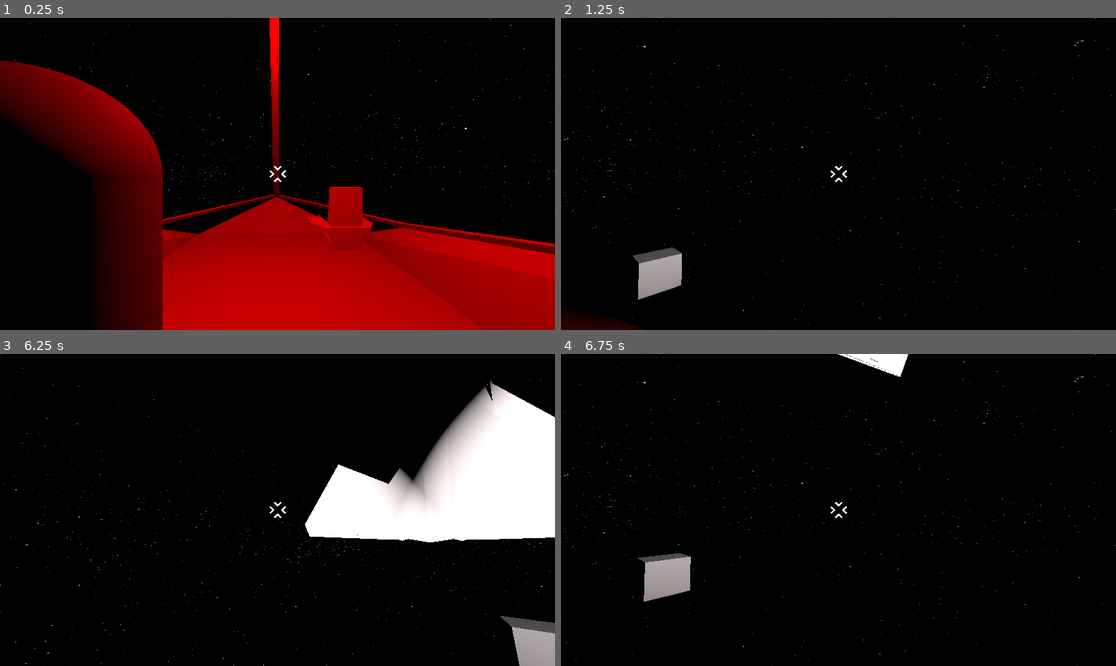
Above: before the commit, frames 1-4 (two rows, left to right).
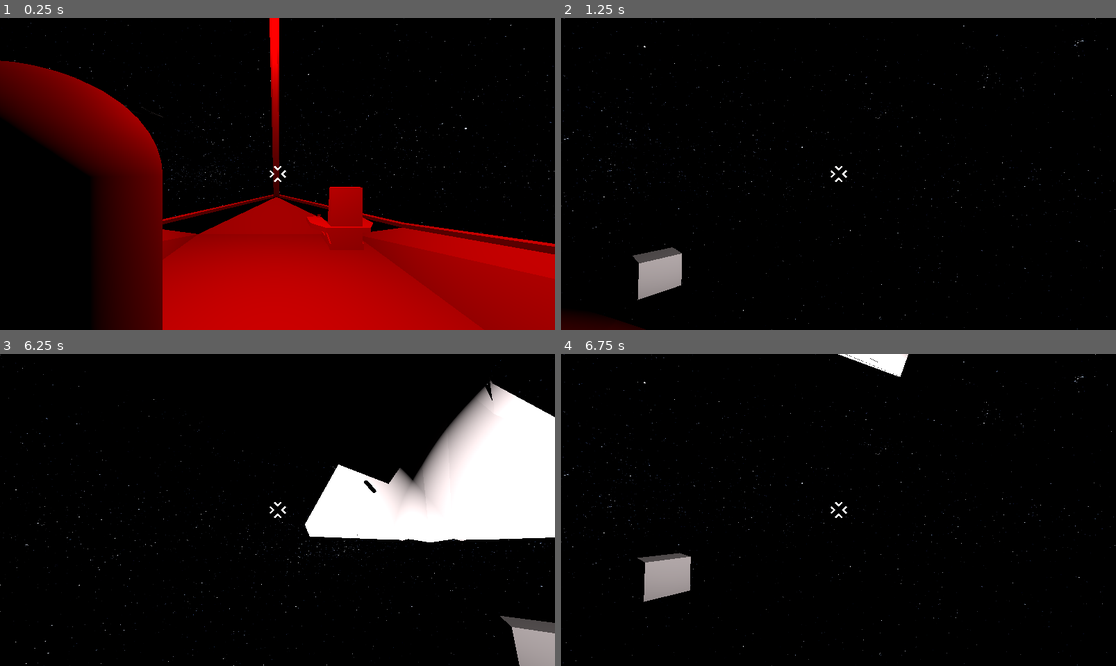
Above: after the commit, the same moments.

Repository: Greenwolf8/UntitledSpaceGame
Game: Godot game, scene res://Map.tscn
Two runs of this game, one before a commit and one after it. Both use one fixed random seed, a clock stepped at 60 frames per second and the inputs below.
Inputs (mouse positions are in pixels of both pictures, inside the frame that each line leads up to):
- Up to frame 1 (0.25 s): no input
- Up to frame 2 (1.25 s): tap Enter at 0.5 s; move the mouse to (866, 174) at 0.52 s; hold W (move_forward) from 0.53 s (still down); hold F (fire, bound only after the commit) from 0.53 s (still down); tap Space (jump) at 0.77 s
- Up to frame 3 (6.25 s): move the mouse to (249, 510) at 1.27 s; release F (fire, bound only after the commit) at 1.28 s; tap C (camera_lock) at 1.35, 5.85 s; tap Space (jump) at 1.52, 3.02, 3.5, 3.77, 4.52, 6.02 s; tap F (fire, bound only after the commit) every 1.5 s from 1.55 to 6.05 s; move the mouse to (288, 503) at 2.02 s; hold F (fire, bound only after the commit) 2.03-2.78 s; tap E (interact) at 2.1 s; move the mouse to (271, 516) at 2.77 s; tap Shift (sprint) at 2.85 s; move the mouse to (316, 513) at 3.52 s; hold F (fire, bound only after the commit) 3.53-4.28 s; move the mouse to (233, 506) at 4.27 s; tap Alt at 4.35 s; move the mouse to (283, 510) at 5.02 s; hold F (fire, bound only after the commit) 5.03-5.78 s; move the mouse to (255, 503) at 5.77 s; release W (move_forward) at 5.78 s; hold D (move_right) from 5.78 s (still down)
- Up to frame 4 (6.75 s): move the mouse to (866, 510) at 6.52 s; release D (move_right) at 6.53 s; hold W (move_forward) from 6.53 s (still down); hold F (fire, bound only after the commit) from 6.53 s (still down); tap E (interact) at 6.6 s

Frames 1-2 are identical in both runs. In frame 3, less than 0.1% of the frame differs, in the area x 65-68%, y 40-45%; in frame 4, nothing differs.

Commit message:
feat: Add cannon
Can now fire projectiles out of the tip of the aircraft with left click or F.

Diff:
--- /dev/null
+++ b/Bullet.tscn
@@ -0,0 +1,37 @@
+[gd_scene load_steps=5 format=3 uid="uid://dkgqrgnm6bsvi"]
+
+[ext_resource type="Script" uid="uid://csnr2dguf2hsm" path="res://bullet.gd" id="1_ayd6b"]
+
+[sub_resource type="CapsuleMesh" id="CapsuleMesh_x3e43"]
+
+[sub_resource type="StandardMaterial3D" id="StandardMaterial3D_u8st5"]
+emission_enabled = true
+emission = Color(1, 0.79607844, 0.047058824, 1)
+emission_energy_multiplier = 20.0
+
+[sub_resource type="CapsuleShape3D" id="CapsuleShape3D_ayd6b"]
+
+[node name="Bullet" type="Node3D"]
+
+[node name="Bullet" type="CharacterBody3D" parent="."]
+script = ExtResource("1_ayd6b")
+
+[node name="MeshInstance3D" type="MeshInstance3D" parent="Bullet"]
+transform = Transform3D(1, 0, 0, 0, 7.5, 0, 0, 0, 1, 0, 0, 0)
+mesh = SubResource("CapsuleMesh_x3e43")
+surface_material_override/0 = SubResource("StandardMaterial3D_u8st5")
+
+[node name="CollisionShape3D" type="CollisionShape3D" parent="Bullet"]
+transform = Transform3D(0.01, 0, 0, 0, 0.01, 0, 0, 0, 0.01, 0, 0, 0)
+shape = SubResource("CapsuleShape3D_ayd6b")
+
+[node name="OmniLight3D" type="OmniLight3D" parent="Bullet"]
+light_color = Color(1, 0.6901961, 0.047058824, 1)
+light_energy = 100.0
+light_indirect_energy = 16.0
+light_volumetric_fog_energy = 0.0
+omni_range = 100.0
+
+[node name="Camera3D" type="Camera3D" parent="."]
+transform = Transform3D(1, 0, 0, 0, 1, 0, 0, 0, 1, 0, 0, 24.46146)
+visible = false
--- /dev/null
+++ b/Cannon.tscn
@@ -0,0 +1,16 @@
+[gd_scene load_steps=2 format=3 uid="uid://dv22jiaawgv6j"]
+
+[sub_resource type="CylinderMesh" id="CylinderMesh_usuge"]
+
+[node name="Cannon" type="Node3D"]
+
+[node name="Cannon" type="MeshInstance3D" parent="."]
+transform = Transform3D(-8.742278e-09, -1, 0, 0.2, -4.371139e-08, 0, 0, 0, 0.2, 0, 0, 0)
+mesh = SubResource("CylinderMesh_usuge")
+
+[node name="MuzzleExit" type="Marker3D" parent="Cannon"]
+transform = Transform3D(0.9999998, 0, 0, 0, 1, 0, 0, -2.842171e-14, 0.9999998, 0, 1.0002136, -2.1860362e-07)
+
+[node name="Fire_timer" type="Timer" parent="Cannon"]
+wait_time = 0.25
+one_shot = true
--- a/Ship.gd
+++ b/Ship.gd
@@ -2,12 +2,19 @@
 
 @export var engine_power = 100.0
 @export var turn_torque = 30.0
+@export var bullet_scene : PackedScene = preload("res://Bullet.tscn")
+@onready var fire_point = %Hardpoint_1/Cannon/Cannon/MuzzleExit
+@onready var fire_timer = %Hardpoint_1/Cannon/Cannon/Fire_timer
 @onready var camera_3d: Camera3D = %Camera3D
 @onready var front_cast: RayCast3D = %FrontCast
 @onready var speed_label: Label = %Speed
 var Cameralocked = true
 var withPlayer = false
 
+func _ready() -> void:
+	print(fire_point)
+	print(fire_timer)
+	print(bullet_scene)
 
 func _unhandled_input(event: InputEvent) -> void:
 	if not Cameralocked and event is InputEventMouseMotion:
@@ -36,6 +43,9 @@
 
 	speed_label.text = "Speed: " + str(current_speed)
 
+	if Input.is_action_pressed("fire") and withPlayer:
+		shoot()
+
 func interact_pressed():
 	var canEnter = not withPlayer
 	var hit_object = front_cast.get_collider()
@@ -57,6 +67,14 @@
 		%Camera3D.rotation_degrees.x = 0
 		%Camera3D.rotation_degrees.y = 90
 
+func shoot():
+	if fire_timer.is_stopped():
+		fire_timer.start()
+		var bullet = bullet_scene.instantiate()
+		get_tree().root.add_child(bullet)
+		bullet.global_transform = fire_point.global_transform
+
+
 func _enter_ship():
 	withPlayer = true
 	%OmniLight3D.light_color = Color(1.0, 0.945, 0.949, 1.0)
--- a/Ship.tscn
+++ b/Ship.tscn
@@ -6,6 +6,7 @@
 [ext_resource type="Script" uid="uid://btypiqakceoob" path="res://player2r.gd" id="4_7se24"]
 [ext_resource type="Texture2D" uid="uid://c5qd8jx3qark7" path="res://player/reticle.png" id="4_s441t"]
 [ext_resource type="Script" uid="uid://b6twbgdec6wj5" path="res://BonusPlayer.gd" id="6_7se24"]
+[ext_resource type="PackedScene" uid="uid://dv22jiaawgv6j" path="res://Cannon.tscn" id="7_qyh8x"]
 
 [sub_resource type="BoxShape3D" id="BoxShape3D_xljvd"]
 
@@ -205,3 +206,9 @@
 offset_right = 68.0
 offset_bottom = 48.0
 theme_override_font_sizes/font_size = 25
+
+[node name="Hardpoint_1" type="Marker3D" parent="Ship"]
+unique_name_in_owner = true
+transform = Transform3D(1, 0, 0, 0, 1, 0, 0, 0, 1, 0.48, 1.8, 1)
+
+[node name="Cannon" parent="Ship/Hardpoint_1" instance=ExtResource("7_qyh8x")]
--- /dev/null
+++ b/bullet.gd
@@ -0,0 +1,7 @@
+extends CharacterBody3D
+
+@export var speed := 50
+
+func _physics_process(delta:):
+	var forward_direction = global_transform.basis.y * speed
+	global_position += forward_direction * speed * delta
--- a/project.godot
+++ b/project.godot
@@ -90,6 +90,12 @@
 "events": [Object(InputEventKey,"resource_local_to_scene":false,"resource_name":"","device":-1,"window_id":0,"alt_press …(195 unchanged characters)…
 ]
 }
+fire={
+"deadzone": 0.2,
+"events": [Object(InputEventKey,"resource_local_to_scene":false,"resource_name":"","device":-1,"window_id":0,"alt_pressed":false,"shift_pressed":false,"ctrl_pressed":false,"meta_pressed":false,"pressed":false,"keycode":0,"physical_keycode":70,"key_label":0,"unicode":102,"location":0,"echo":false,"script":null)
+, Object(InputEventMouseButton,"resource_local_to_scene":false,"resource_name":"","device":-1,"window_id":0,"alt_pressed":false,"shift_pressed":false,"ctrl_pressed":false,"meta_pressed":false,"button_mask":0,"position":Vector2(0, 0),"global_position":Vector2(0, 0),"factor":1.0,"button_index":1,"canceled":false,"pressed":false,"double_click":false,"script":null)
+]
+}
 
 [layer_names]
 
Not shown: 1 places in Ship.tscn that only renumber resources
Not shown, added: bullet.gd.uid
